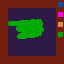
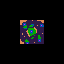
Comparing the layer stacks of the two (64, 64) images. Changes:
hid group "Instructions" (7 layers) over [0, 0, 64, 64]
removed layer "Layer 13" from group "Instructions" over [8, 19, 44, 39]
added layer "Layer 15" above "Layer 3" over [0, 0, 64, 64]
showed "Layer 3", painted on it over [20, 20, 52, 44]
added layer "Layer 14" above "Layer 12" over [0, 19, 64, 43]
